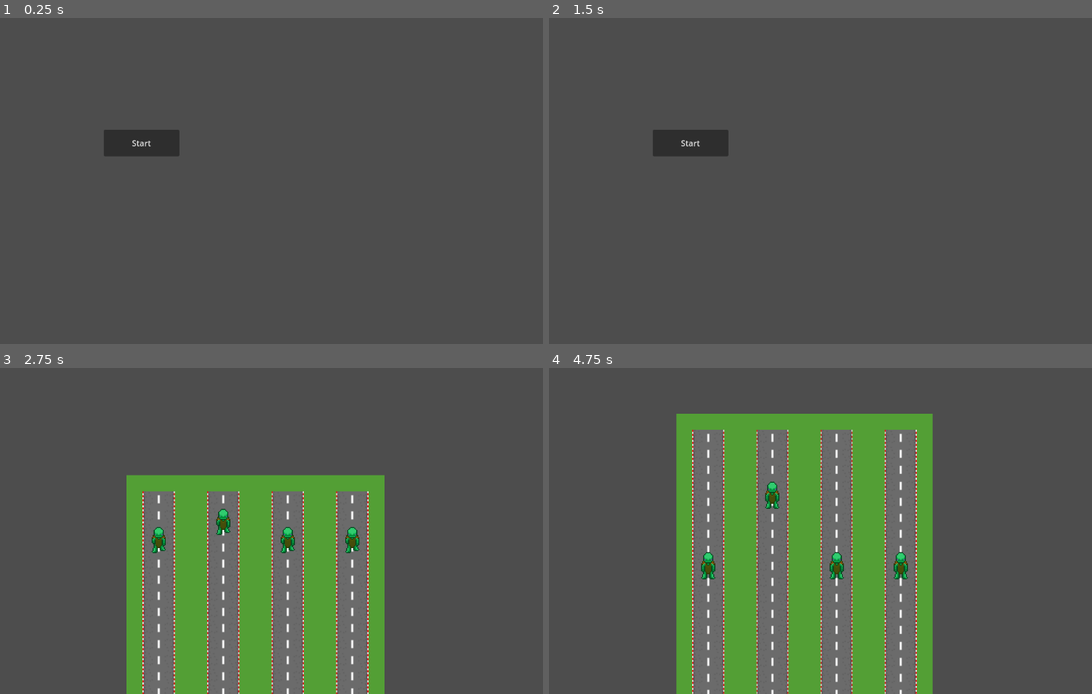
Above: before the commit, frames 1-4 (two rows, left to right).
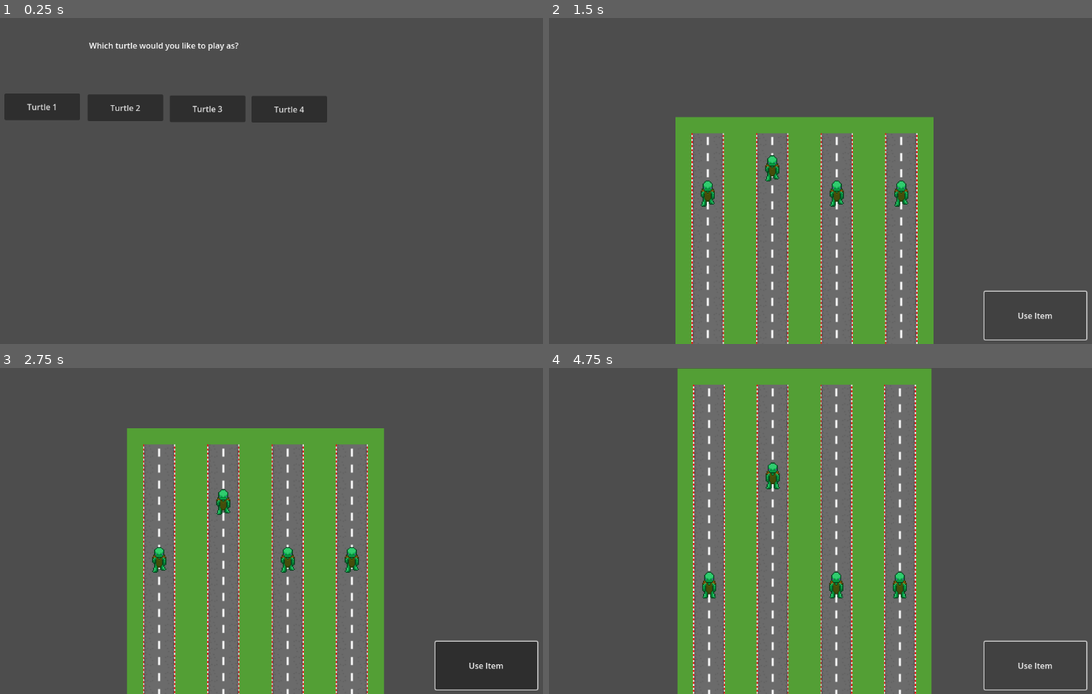
Above: after the commit, the same moments.

Repository: MichaelPherry/TurtleRace
Game: Godot game, scene res://Scenes/start_screen.tscn
The game is run twice, just before and just after one commit, with the same random seed, the same clock (stepped at 60 frames per second) and the same inputs.
Inputs (mouse positions are in pixels of both pictures, inside the frame that each line leads up to):
- Up to frame 1 (0.25 s): no input
- Up to frame 2 (1.5 s): click (592, 106) at 0.5 s, where only the run after the commit has a clickable "Turtle 1"; click (1037, 314) at 1.25 s, where only the run after the commit has a clickable "Use Item"
- Up to frame 3 (2.75 s): click (141, 491) at 2 s, where only the run before the commit has a clickable "Start"
- Up to frame 4 (4.75 s): click (1037, 664) at 2.75 s, where only the run after the commit has a clickable "Use Item"; click (1037, 664) at 3.5 s, where only the run after the commit has a clickable "Use Item"

The runs differ from the first frame. In frame 1, 5.7% of the frame differs, in the area x 0-61%, y 7-43%; in frame 2, 32%, in the area x 19-100%, y 30-100%; in frame 3, 14%; in frame 4, 12%.

Commit message:
item user

Diff:
--- /dev/null
+++ b/Items/items.gd
@@ -0,0 +1,19 @@
+extends Resource
+class_name Item
+
+@export var name: String
+@export var description: String
+@export var icon: Texture2D
+
+func apply(turt):
+	push_warning("apply() not implemented for %s" % name)
+
+
+# Called when the node enters the scene tree for the first time.
+func _ready():
+	pass # Replace with function body.
+
+
+# Called every frame. 'delta' is the elapsed time since the previous frame.
+func _process(delta):
+	pass
--- /dev/null
+++ b/Items/missile.tscn
@@ -0,0 +1,3 @@
+[gd_scene format=3 uid="uid://crqh13pjvvmxp"]
+
+[node name="Missile" type="Node2D"]
--- /dev/null
+++ b/Scenes/main.gd
@@ -0,0 +1,18 @@
+extends Node
+
+var character
+var player_scene
+# Called when the node enters the scene tree for the first time.
+func _ready():
+	$UI/ItemUse.connect("pressed", Callable(self, "_on_item_use_pressed"))
+	player_scene = load("res://turts/" + character + ".tscn")
+	player_scene = player_scene.instantiate()
+
+
+# Called every frame. 'delta' is the elapsed time since the previous frame.
+func _process(delta):
+	pass
+
+
+func _on_item_use_pressed():
+	player_scene.use_item()
--- a/Scenes/main.tscn
+++ b/Scenes/main.tscn
@@ -1,5 +1,6 @@
-[gd_scene load_steps=11 format=3 uid="uid://bf44mmwl5sshj"]
+[gd_scene load_steps=12 format=3 uid="uid://bf44mmwl5sshj"]
 
+[ext_resource type="Script" path="res://Scenes/main.gd" id="1_0kdqu"]
 [ext_resource type="Texture2D" uid="uid://dyo8s4u413qhs" path="res://Art/Racetrack.png" id="1_oni7n"]
 [ext_resource type="PackedScene" uid="uid://dibf0t6sxxxyp" path="res://turts/turtle.tscn" id="2_xiu71"]
 [ext_resource type="PackedScene" uid="uid://bxp00n2k36k1" path="res://turts/turtle_2.tscn" id="3_vfqr6"]
@@ -73,6 +74,7 @@
 size = Vector2(258, 10.5)
 
 [node name="Node" type="Node"]
+script = ExtResource("1_0kdqu")
 
 [node name="TileMap" type="TileMap" parent="."]
 tile_set = SubResource("TileSet_0hewd")
@@ -102,4 +104,21 @@
 position = Vector2(147, 216)
 script = ExtResource("7_8yu1y")
 
+[node name="UI" type="CanvasLayer" parent="."]
+
+[node name="ItemUse" type="Button" parent="UI"]
+anchors_preset = 3
+anchor_left = 1.0
+anchor_top = 1.0
+anchor_right = 1.0
+anchor_bottom = 1.0
+offset_left = -219.0
+offset_top = -104.0
+offset_right = -17.0
+offset_bottom = -9.0
+grow_horizontal = 0
+grow_vertical = 0
+text = "Use Item"
+
 [connection signal="body_exited" from="FinishLine" to="FinishLine" method="_on_body_exited"]
+[connection signal="pressed" from="UI/ItemUse" to="." method="_on_item_use_pressed"]
--- a/Scenes/main_camera.gd
+++ b/Scenes/main_camera.gd
@@ -30,7 +30,6 @@
 
 	center = (min_pos + max_pos) * 0.5
 	global_position = center
-	print(max_pos.y - min_pos.y)
 	update_zoom(max_pos.y - min_pos.y)
 
 #quick change
--- a/Scenes/shop.tscn
+++ b/Scenes/shop.tscn
@@ -19,7 +19,6 @@
 Eventually we'll have it be randomized and what not"
 
 [node name="ItemList" type="ItemList" parent="."]
-
 offset_left = 121.0
 offset_top = 296.0
 offset_right = 480.0
--- a/Scenes/start_screen.tscn
+++ b/Scenes/start_screen.tscn
@@ -5,11 +5,48 @@
 [node name="StartScreen" type="Node2D"]
 script = ExtResource("1_lscvg")
 
-[node name="Button" type="Button" parent="."]
-offset_left = 275.0
-offset_top = 222.0
-offset_right = 425.0
-offset_bottom = 275.0
-text = "Start"
+[node name="Label" type="Label" parent="."]
+offset_left = 246.0
+offset_top = 43.0
+offset_right = 543.0
+offset_bottom = 82.0
+text = "Which turtle would you like to play as?
+"
 
-[connection signal="pressed" from="Button" to="." method="_on_button_pressed"]
+[node name="Player1" type="Button" parent="."]
+offset_left = 78.0
+offset_top = 150.0
+offset_right = 228.0
+offset_bottom = 203.0
+text = "Turtle 1"
+
+[node name="Player2" type="Button" parent="."]
+offset_left = 243.0
+offset_top = 152.0
+offset_right = 393.0
+offset_bottom = 205.0
+text = "Turtle 2"
+
+[node name="Player3" type="Button" parent="."]
+offset_left = 406.0
+offset_top = 154.0
+offset_right = 556.0
+offset_bottom = 207.0
+text = "Turtle 3
+"
+
+[node name="Player4" type="Button" parent="."]
+offset_left = 568.0
+offset_top = 155.0
+offset_right = 718.0
+offset_bottom = 208.0
+text = "Turtle 4
+"
+
+[connection signal="pressed" from="Player1" to="." method="_on_player_1_pressed"]
+[connection signal="pressed" from="Player2" to="." method="_on_button_pressed"]
+[connection signal="pressed" from="Player2" to="." method="_on_player_2_pressed"]
+[connection signal="pressed" from="Player3" to="." method="_on_button_pressed"]
+[connection signal="pressed" from="Player3" to="." method="_on_player_3_pressed"]
+[connection signal="pressed" from="Player4" to="." method="_on_button_pressed"]
+[connection signal="pressed" from="Player4" to="." method="_on_player_4_pressed"]
--- a/StartScreen.gd
+++ b/StartScreen.gd
@@ -1,15 +1,28 @@
 extends Node2D
-
+var main_scene = load("res://Scenes/main.tscn")
 
 # Called when the node enters the scene tree for the first time.
 func _ready():
-	pass # Replace with function body.
-
+	pass
 
 # Called every frame. 'delta' is the elapsed time since the previous frame.
 func _process(delta):
 	pass
 
+func change_scene(player):
+	main_scene = main_scene.instantiate()
+	main_scene.character = player
+	get_tree().root.add_child(main_scene)
+	queue_free()
 
-func _on_button_pressed():
-	get_tree().change_scene_to_file("res://Scenes/main.tscn")
+func _on_player_1_pressed():
+	change_scene("turtle")
+
+func _on_player_2_pressed():
+	change_scene("turtle_2")
+
+func _on_player_3_pressed():
+	change_scene("turtle_3")
+
+func _on_player_4_pressed():
+	change_scene("turtle_4")
--- a/turts/turtle.gd
+++ b/turts/turtle.gd
@@ -16,7 +16,6 @@
 
 var passives = [preload("res://Passives/coffee.tres")]
 var item_holding = []
-var item_use = []
 
 func _ready():
 	#Initializes a group to check when a turt has crossed the finish line
@@ -37,3 +36,8 @@
 	velocity.y = SPEED * multiplier
 
 	move_and_slide()
+
+func use_item():
+	print("yooo")
+	#var item = item_holding[0]
+	#item.apply(self)
--- a/turts/turtle_2.gd
+++ b/turts/turtle_2.gd
@@ -16,7 +16,6 @@
 
 var passives = [preload("res://Passives/coffee.tres")]
 var item_holding = []
-var item_use = []
 
 func _ready():
 	#Initializes a group to check when a turt has crossed the finish line
@@ -37,3 +36,8 @@
 	velocity.y = SPEED * multiplier
 
 	move_and_slide()
+
+func use_item():
+	print("player 2")
+	#var item = item_holding[0]
+	#item.apply(self)
--- a/turts/turtle_3.gd
+++ b/turts/turtle_3.gd
@@ -37,3 +37,7 @@
 	velocity.y = SPEED * multiplier
 
 	move_and_slide()
+
+
+func use_item():
+	print("player 3")
--- a/turts/turtle_4.gd
+++ b/turts/turtle_4.gd
@@ -37,3 +37,8 @@
 	velocity.y = SPEED * multiplier
 
 	move_and_slide()
+
+
+
+func use_item():
+	print("player 4")
